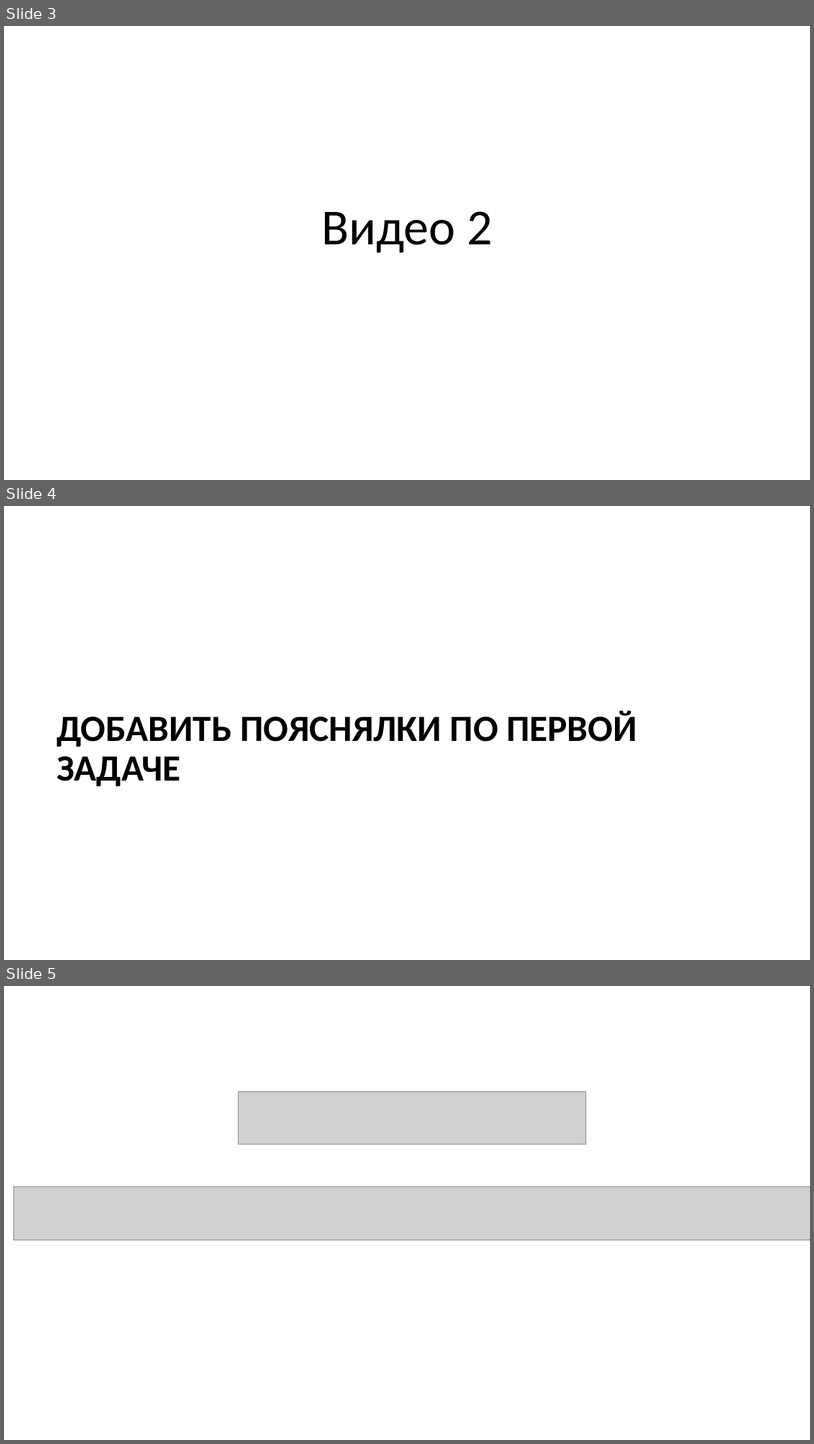
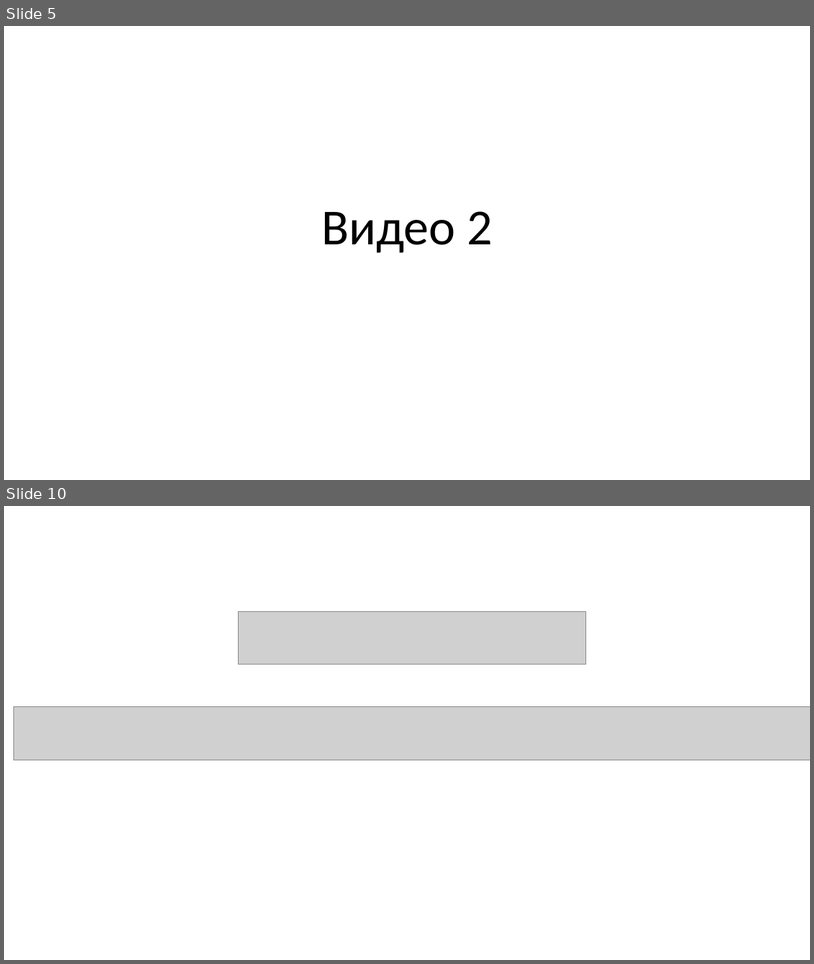
Before and after one commit to svkov/brunoyam-ds-online-course, a slide deck: module_08/module8.pptx. Shown one above the other, each under a label of ours: slides 3, 4 and 5 before the commit, slides 5 and 10 after it; the slides between them are not shown. The pictures are 814x1444 and 814x964 pixels, drawn with LibreOffice and Linux fonts; fonts in the diff are those of the drawing; grey boxes stand for pictures. Boxes give left, top, right and bottom in pixels: in the first picture for what was removed or moved away, otherwise in the second. Text is boxed around its words. In the diff, an @@ line names an element or a change of style, - is before the commit and + after.

```diff
--- a/module_08/module8.pptx
+++ b/module_08/module8.pptx
@@ slide 4 removed at (x1=4, y1=506, x2=810, y2=960), background #FFFFFF @@
@@ title removed at (x1=57, y1=710, x2=637, y2=786) @@
-ДОБАВИТЬ ПОЯСНЯЛКИ ПО ПЕРВОЙ ЗАДАЧЕ
@@ what was slide 3 is now slide 5 @@
@@ what was slide 5 is now slide 10 @@
```
Also in this commit, not shown: 1 slide changed, 9 slides added, 1 other slide removed.
